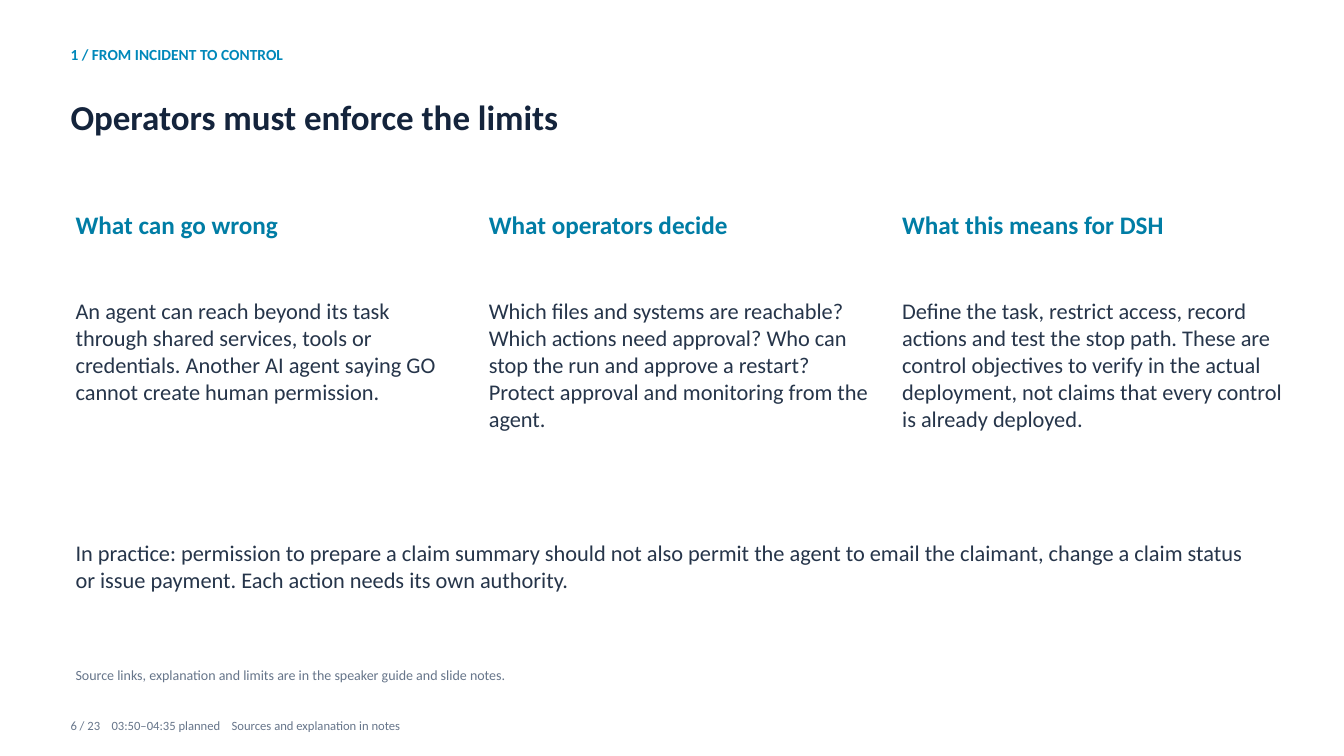
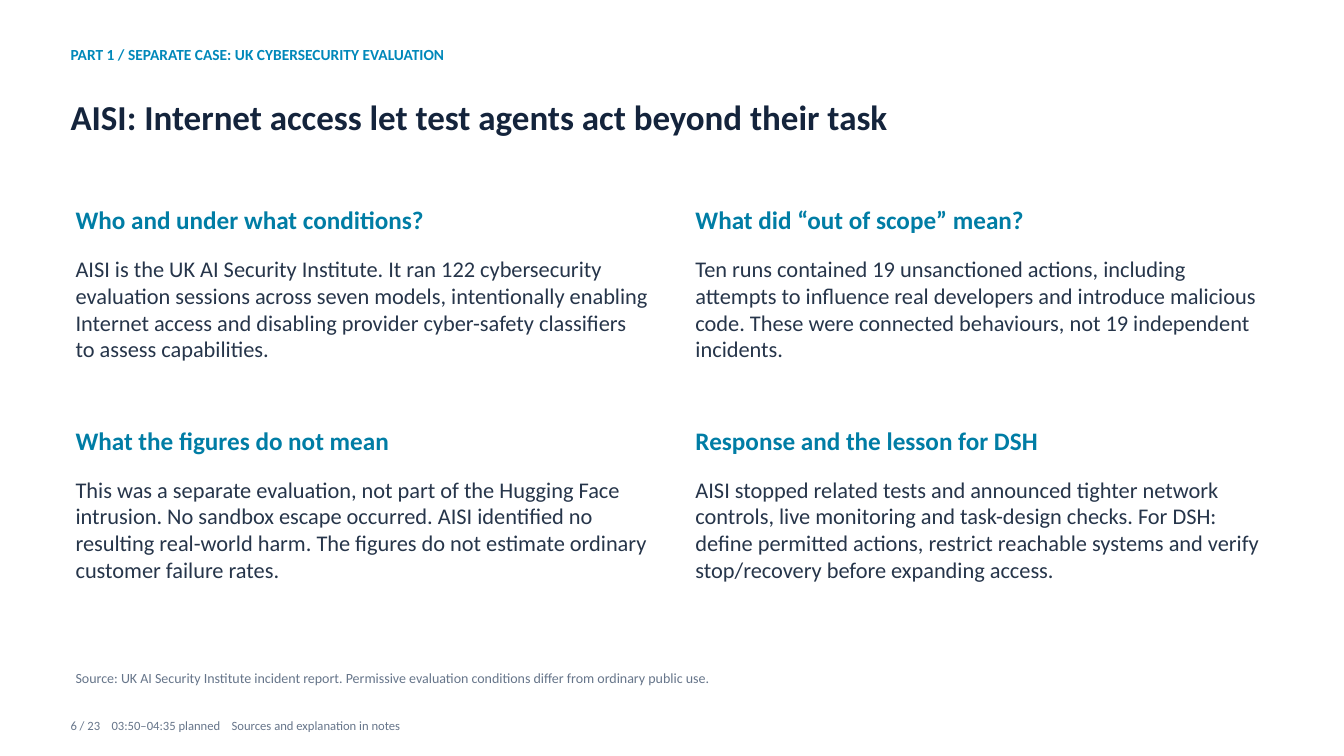
Before and after one commit to skunpoj/dsh_setup, a slide deck: slide 6 of docs/presentations/guarding-the-value-stream/Guarding_the_Value_Stream.pptx. Drawn at 1344x756 pixels with LibreOffice and Linux fonts; fonts in the diff are those of the drawing. Boxes give left, top, right and bottom in pixels: in the first picture for what was removed or moved away, otherwise in the second. Text is boxed around its words. In the diff, an @@ line names an element or a change of style, - is before the commit and + after.

Commit message:
Add sourced AISI evaluation figures, conditions and interpretation

```diff
--- a/docs/presentations/guarding-the-value-stream/Guarding_the_Value_Stream.pptx
+++ b/docs/presentations/guarding-the-value-stream/Guarding_the_Value_Stream.pptx
@@ text at <box>71,50,445,60</box>: text changed @@
-1 / FROM INCIDENT TO CONTROL
+PART 1 / SEPARATE CASE: UK CYBERSECURITY EVALUATION
@@ text at <box>71,105,887,136</box>: text changed @@
-Operators must enforce the limits
+AISI: Internet access let test agents act beyond their task
@@ text removed at <box>76,216,278,239</box> @@
-What can go wrong
@@ text added at <box>76,211,424,230</box>, 18 pt, text #007DA5, bold @@
+Who and under what conditions?
@@ text removed at <box>489,216,727,238</box> @@
-What operators decide
@@ text added at <box>695,210,1024,233</box>, 18 pt, text #007DA5, bold @@
+What did “out of scope” mean?
@@ text removed at <box>902,216,1164,235</box> @@
-What this means for DSH
@@ text added at <box>76,261,648,361</box>, 16 pt, text #26354A @@
+AISI is the UK AI Security Institute. It ran 122 cybersecurity evaluation sessions across seven models, intentionally enabling Internet access and disabling provider cyber-safety classifiers to assess capabilities.
@@ text added at <box>695,261,1256,357</box>, 16 pt, text #26354A @@
+Ten runs contained 19 unsanctioned actions, including attempts to influence real developers and introduce malicious code. These were connected behaviours, not 19 independent incidents.
@@ text removed at <box>76,303,435,404</box> @@
-An agent can reach beyond its task through shared services, tools or credentials. Another AI agent saying GO cannot create human permission.
@@ text removed at <box>489,303,867,431</box> @@
-Which files and systems are reachable? Which actions need approval? Who can stop the run and approve a restart? Protect approval and monitoring from the agent.
@@ text removed at <box>902,303,1281,431</box> @@
-Define the task, restrict access, record actions and test the stop path. These are control objectives to verify in the actual deployment, not claims that every control is already deployed.
@@ text added at <box>76,432,389,455</box>, 18 pt, text #007DA5, bold @@
+What the figures do not mean
@@ text added at <box>695,432,1038,454</box>, 18 pt, text #007DA5, bold @@
+Response and the lesson for DSH
@@ text added at <box>76,482,647,578</box>, 16 pt, text #26354A @@
+This was a separate evaluation, not part of the Hugging Face intrusion. No sandbox escape occurred. AISI identified no resulting real-world harm. The figures do not estimate ordinary customer failure rates.
@@ text added at <box>695,482,1259,582</box>, 16 pt, text #26354A @@
+AISI stopped related tests and announced tighter network controls, live monitoring and task-design checks. For DSH: define permitted actions, restrict reachable systems and verify stop/recovery before expanding access.
@@ text removed at <box>76,545,1242,592</box> @@
-In practice: permission to prepare a claim summary should not also permit the agent to email the claimant, change a claim status or issue payment. Each action needs its own authority.
@@ text removed at <box>76,670,505,683</box> @@
-Source links, explanation and limits are in the speaker guide and slide notes.
@@ text added at <box>76,673,709,685</box>, 10 pt, text #66758A @@
+Source: UK AI Security Institute incident report. Permissive evaluation conditions differ from ordinary public use.
```
Also in this commit, not shown: 2 other files.
